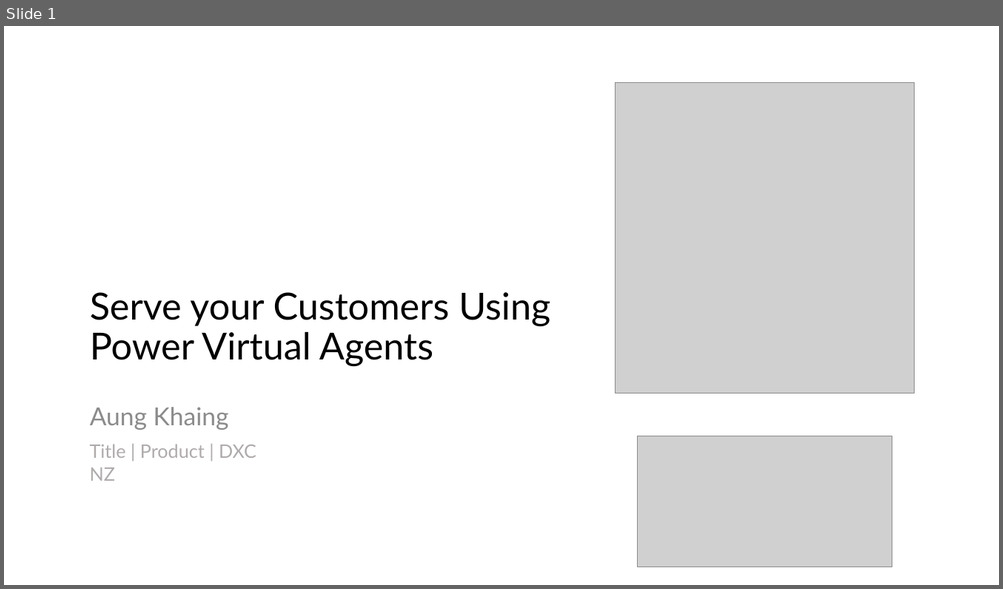
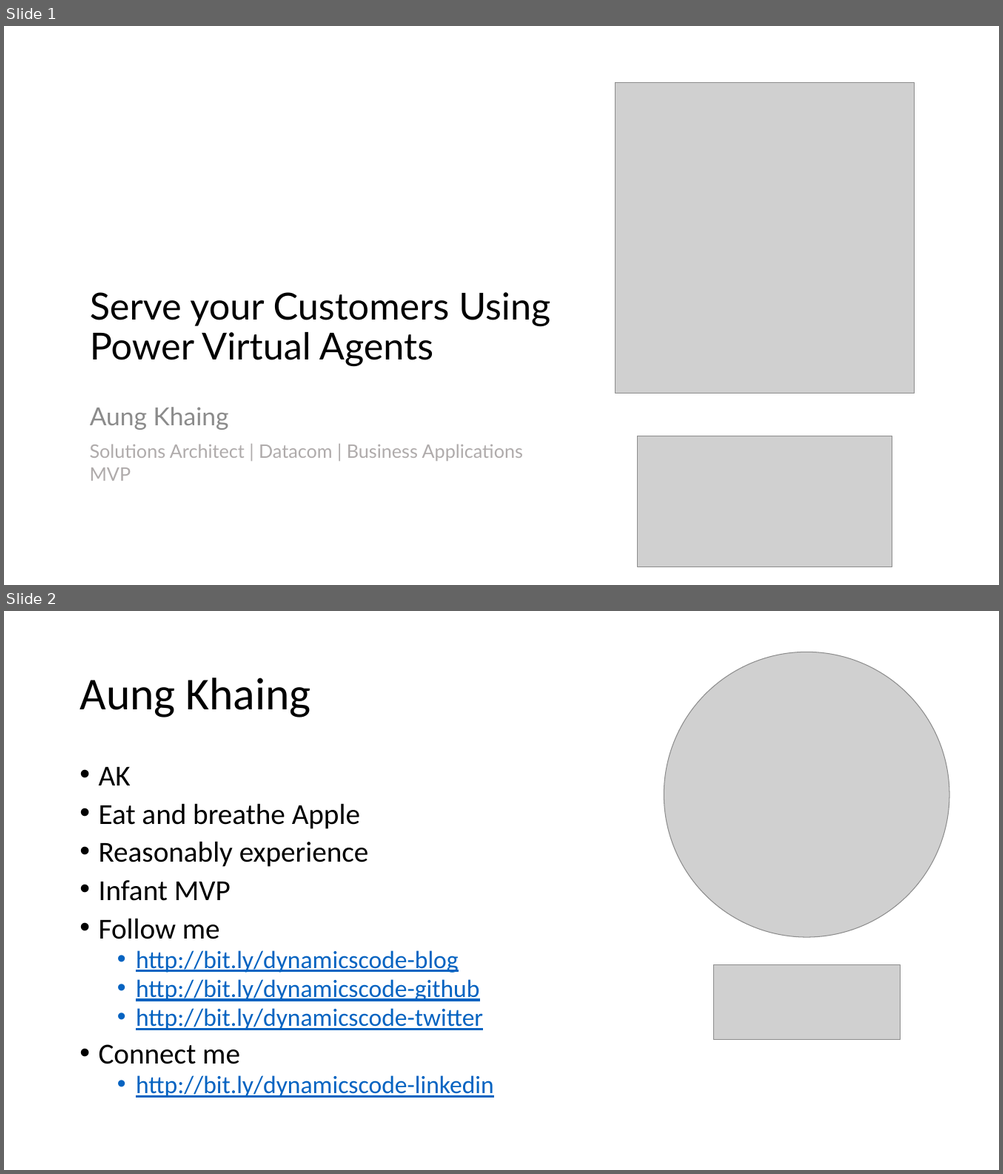
Before and after one commit to ramimounla/GlobalPowerPlatformBootcamp, a slide deck: Slides/Aung Khaing - Serve your customers using power virtual agents - 300 GPPB Wellington.pptx. Shown one above the other, each under a label of ours: slide 1 before the commit, slides 1 and 2 after it. The pictures are 1003x589 and 1003x1174 pixels, drawn with LibreOffice and Linux fonts; fonts in the diff are those of the drawing; grey boxes stand for pictures; background and template pictures are left out. Boxes give left, top, right and bottom in pixels: in the first picture for what was removed or moved away, otherwise in the second. Text is boxed around its words. In the diff, an @@ line names an element or a change of style, - is before the commit and + after.

```diff
--- a/Slides/Aung Khaing - Serve your customers using power virtual agents - 300 GPPB Wellington.pptx
+++ b/Slides/Aung Khaing - Serve your customers using power virtual agents - 300 GPPB Wellington.pptx
@@ slide 2 added at bbox=[4, 611, 999, 1170], background picture (left out) @@
@@ picture added at bbox=[663, 652, 949, 938] @@
@@ title added at bbox=[79, 678, 311, 718], 44 pt, text #000000 @@
+Aung Khaing
@@ text added at bbox=[99, 767, 494, 1098], 24 pt, text #0563C1, underline @@
+• AK
+• Eat and breathe Apple
+• Reasonably experience
+• Infant MVP
+• Follow me
+  • http://bit.ly/dynamicscode-blog
+  • http://bit.ly/dynamicscode-github
+  • http://bit.ly/dynamicscode-twitter
+• Connect me
+  • http://bit.ly/dynamicscode-linkedin
@@ picture added at bbox=[714, 965, 900, 1040] @@
@@ slide 1 changed as well @@
@@ text at bbox=[90, 444, 523, 481]: text changed @@
-Title | Product | DXC NZ
+Solutions Architect | Datacom | Business Applications MVP
```
Also in this commit, not shown: 13 other slides added, 2 slides removed.
